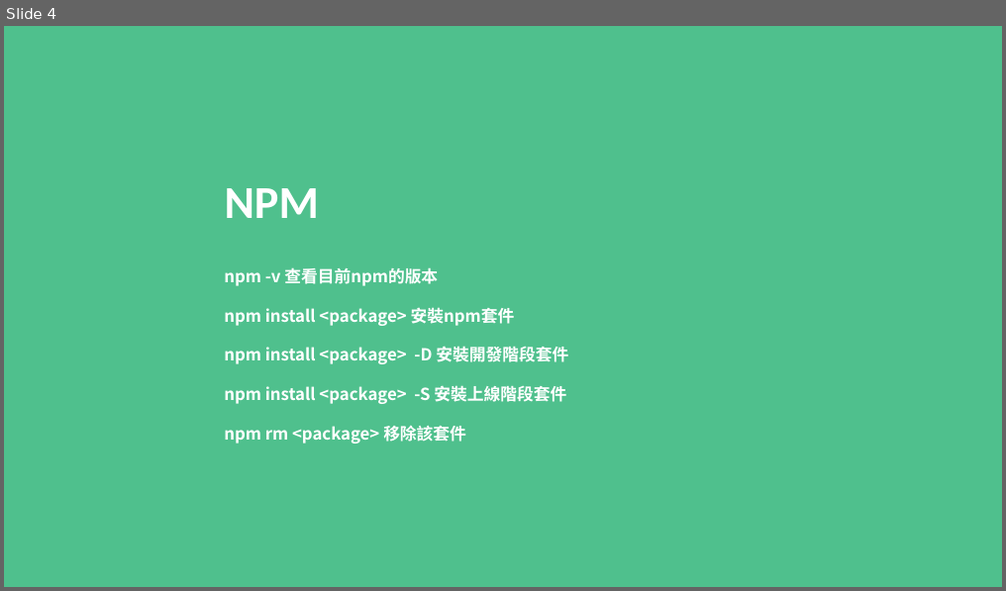
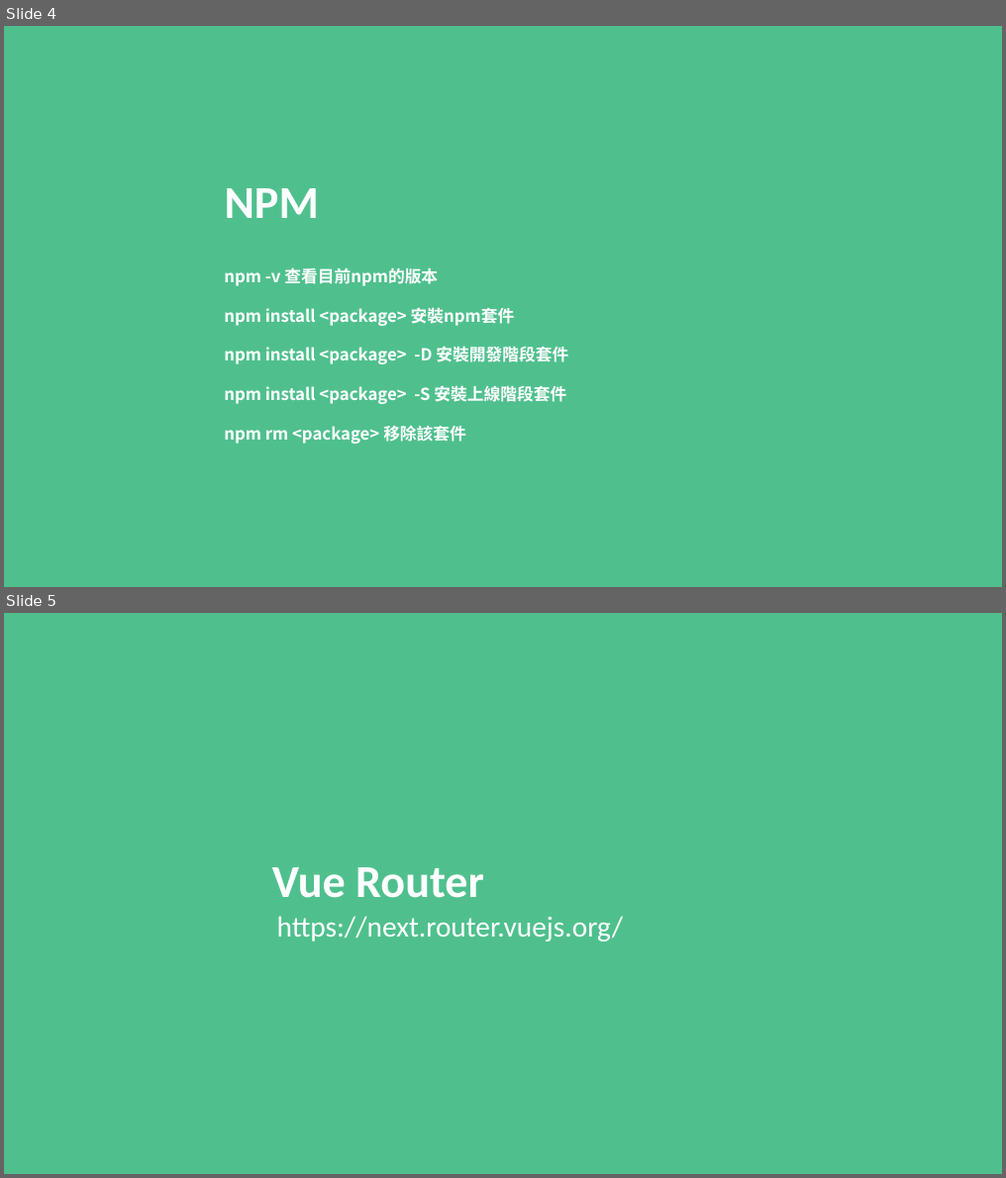
Before and after one commit to MikeOnlineCourse/Vue3_Course_Example, a slide deck: VUE-CLI-Router-Components/vue-cli.pptx. Shown one above the other, each under a label of ours: slide 4 before the commit, slides 4 and 5 after it. The pictures are 1006x591 and 1006x1178 pixels, drawn with LibreOffice and Linux fonts; fonts in the diff are those of the drawing. Boxes give left, top, right and bottom in pixels: in the first picture for what was removed or moved away, otherwise in the second. Text is boxed around its words. In the diff, an @@ line names an element or a change of style, - is before the commit and + after.

Commit message:
add router demo

```diff
--- a/VUE-CLI-Router-Components/vue-cli.pptx
+++ b/VUE-CLI-Router-Components/vue-cli.pptx
@@ slide 5 added at bbox=[4, 613, 1002, 1174], background #4FC08D @@
@@ text added at bbox=[272, 867, 484, 898], 44 pt, text #FFFFFF, bold @@
+Vue Router
@@ title added at bbox=[277, 916, 624, 942], 28 pt, text #FFFFFF @@
+https://next.router.vuejs.org/
```
Also in this commit, not shown: 31 other files.
